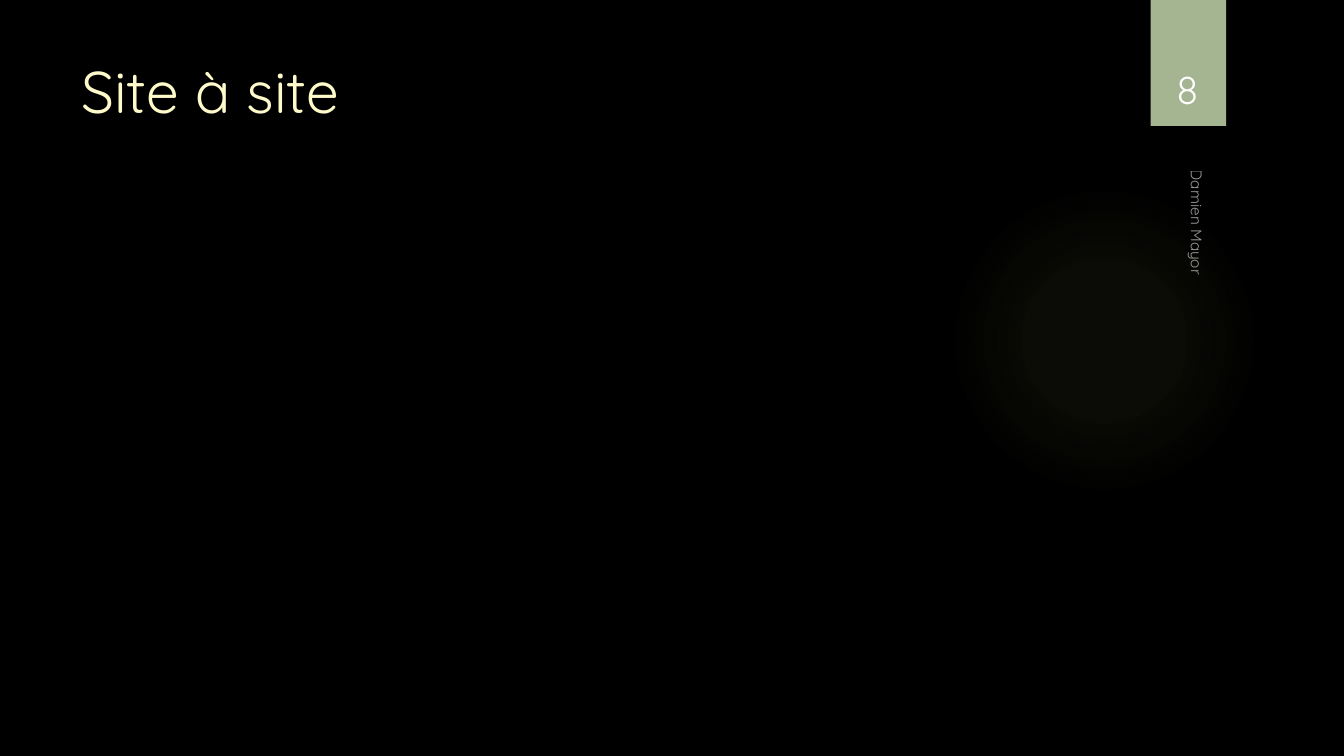
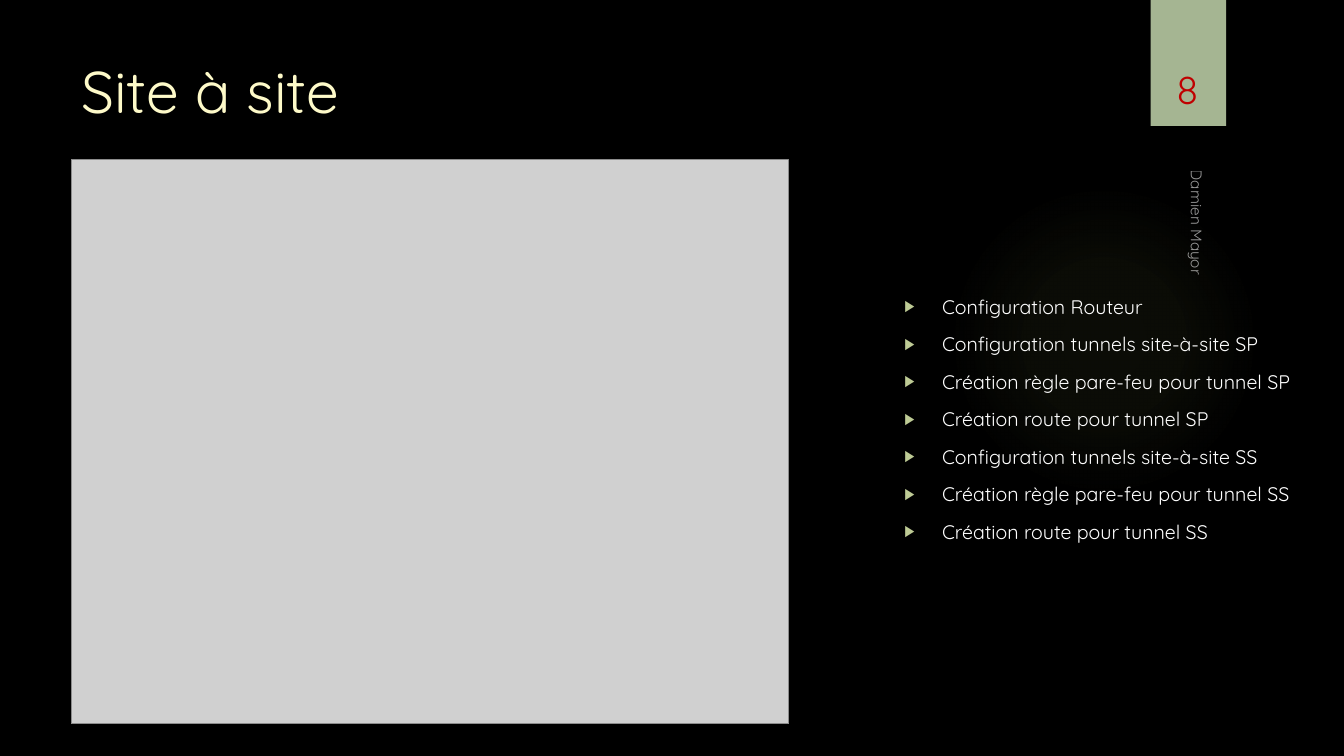
Before and after one commit to damienmayor/TPI, a slide deck: slide 8 of Présentation/Présentation TPI DMA.pptx. Drawn at 1344x756 pixels with LibreOffice and Linux fonts; fonts in the diff are those of the drawing; grey boxes stand for pictures; background and template pictures are left out. Boxes give left, top, right and bottom in pixels: in the first picture for what was removed or moved away, otherwise in the second. Text is boxed around its words. In the diff, an @@ line names an element or a change of style, - is before the commit and + after.

```diff
--- a/Présentation/Présentation TPI DMA.pptx
+++ b/Présentation/Présentation TPI DMA.pptx
@@ page number at <box>1176,76,1198,105</box>: text colour #FFFFFF to #C00000 @@
@@ picture added at <box>72,159,789,724</box> @@
@@ text added at <box>942,299,1290,543</box>, 14 pt, text #FFFFFF @@
+▶ Configuration Routeur
+▶ Configuration tunnels site-à-site SP
+▶ Création règle pare-feu pour tunnel SP
+▶ Création route pour tunnel SP
+▶ Configuration tunnels site-à-site SS
+▶ Création règle pare-feu pour tunnel SS
+▶ Création route pour tunnel SS
```
Also in this commit, not shown: 7 other slides changed, 5 slides added, 1 other file.
